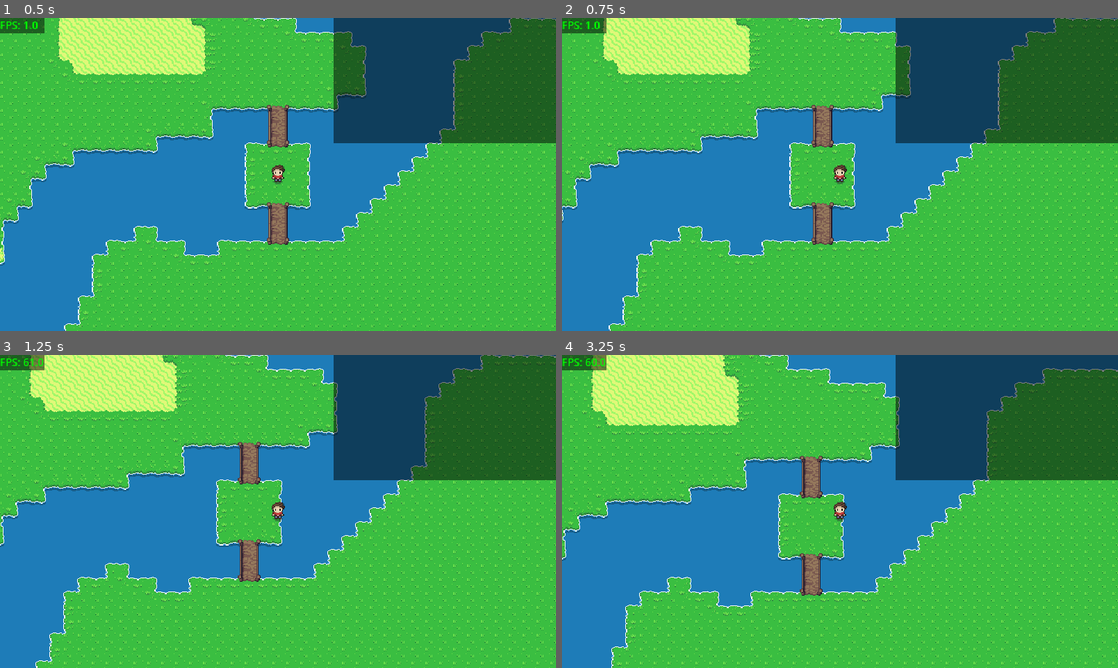
Above: before the commit, frames 1-4 (two rows, left to right).
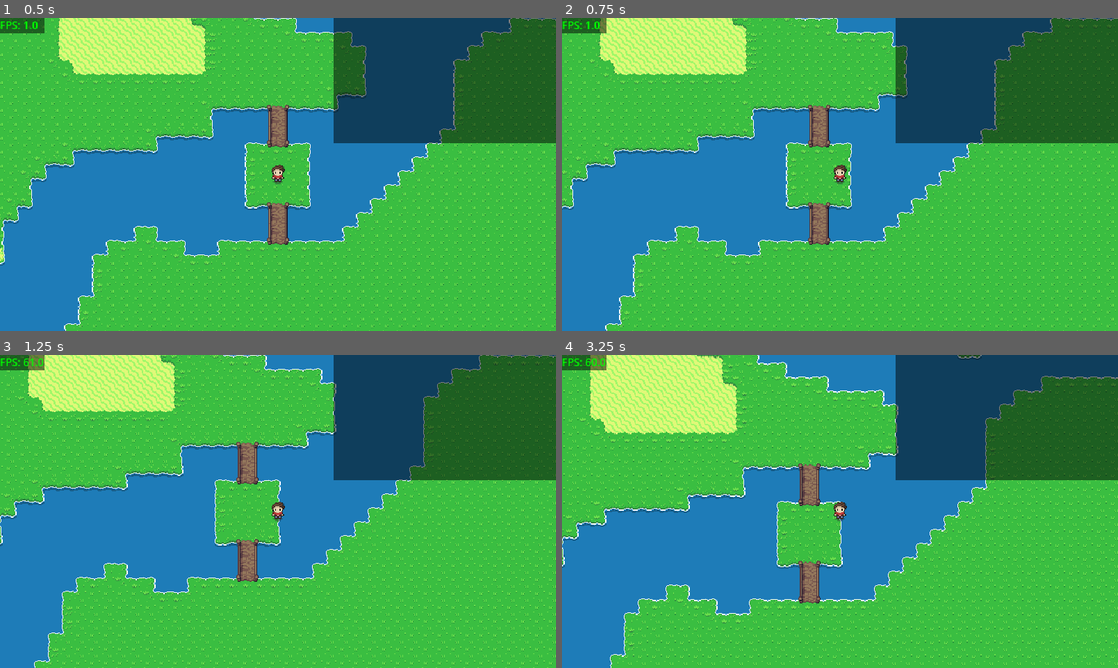
Above: after the commit, the same moments.

Repository: Dinastia-Harzu/un-breve-paseo-por-las-afueras-de-pulkilastia
Game: Godot game, scene res://src/scenes/main.tscn
Same seed, same stepped clock (60 frames per second), same inputs: the game is played once before the commit and once after it.
Inputs:
- Up to frame 1 (0.5 s): no input
- Up to frame 2 (0.75 s): tap Enter (ui_accept) at 0.5 s; hold D (move_right) from 0.53 s (still down); tap C at 0.6 s
- Up to frame 3 (1.25 s): keep holding D (move_right); tap Enter (ui_accept) at 0.77 s
- Up to frame 4 (3.25 s): tap Enter (ui_accept) at 1.25, 1.52, 2, 2.75, 3.02 s; release D (move_right) at 1.28 s; hold S (move_down) 1.28-2.03 s; tap C at 1.35, 2.1, 2.85 s; hold D (move_right) 2.03-2.78 s; hold W (move_up) from 2.78 s (still down)

Frame 1 is identical in both runs. In frame 2, 17% of the frame differs, in the area x 0-100%, y 0-100%; in frame 3, 12%; in frame 4, 20%.

Commit message:
Empezar a implementar la mecánica de entrar en combate con un enemigo

Diff:
--- a/src/scenes/enemies/redeyed_skeleton.tscn
+++ b/src/scenes/enemies/redeyed_skeleton.tscn
@@ -2,11 +2,16 @@
 
 [ext_resource type="Script" uid="uid://c1swae47sxi4f" path="res://src/scripts/enemies/base/map_enemy.gd" id="1_scg0v"]
 [ext_resource type="Texture2D" uid="uid://ttvm8etgxgmh" path="res://assets/art/2d/spritesheets/skeleton-red_eyes-NESW.png" id="2_nmnxn"]
+[ext_resource type="Resource" uid="uid://c3od7uuwv0ogr" path="res://src/resources/enemy_data/redeyed_skeleton.tres" id="2_qfiga"]
+[ext_resource type="Script" uid="uid://ep0hu6fhrxyr" path="res://src/scripts/components/encounter_triggerbox_component.gd" id="3_nmnxn"]
 
 [sub_resource type="CircleShape2D" id="CircleShape2D_rwwbx"]
+radius = 6.0827627
 
 [node name="RedeyedSkeleton" type="CharacterBody2D" unique_id=56744023]
+collision_layer = 4
 script = ExtResource("1_scg0v")
+enemy_data = ExtResource("2_qfiga")
 metadata/_custom_type_script = "uid://c1swae47sxi4f"
 
 [node name="Sprite2D" type="Sprite2D" parent="." unique_id=1977073483]
@@ -14,6 +19,16 @@
 region_enabled = true
 region_rect = Rect2(0, 64, 24, 32)
 
-[node name="CollisionShape2D" type="CollisionShape2D" parent="." unique_id=511885415]
-position = Vector2(0, 8)
+[node name="CollisionBox" type="CollisionShape2D" parent="." unique_id=511885415]
+position = Vector2(0, 10)
 shape = SubResource("CircleShape2D_rwwbx")
+
+[node name="EncounterTriggerboxComponent" type="Area2D" parent="." unique_id=1484975256]
+collision_layer = 0
+collision_mask = 2
+script = ExtResource("3_nmnxn")
+metadata/_custom_type_script = "uid://ep0hu6fhrxyr"
+
+[node name="CollisionBox" type="CollisionShape2D" parent="EncounterTriggerboxComponent" unique_id=341753485]
+position = Vector2(0, 10)
+shape = SubResource("CircleShape2D_rwwbx")
--- a/src/scenes/enemies/winged_demon.tscn
+++ b/src/scenes/enemies/winged_demon.tscn
@@ -2,11 +2,14 @@
 
 [ext_resource type="Script" uid="uid://c1swae47sxi4f" path="res://src/scripts/enemies/base/map_enemy.gd" id="1_mo1lu"]
 [ext_resource type="Texture2D" uid="uid://d0ao0317mu42o" path="res://assets/art/2d/spritesheets/walk - vanilla.png" id="2_tqg6b"]
+[ext_resource type="Script" uid="uid://ep0hu6fhrxyr" path="res://src/scripts/components/encounter_triggerbox_component.gd" id="3_tqg6b"]
 
-[sub_resource type="CircleShape2D" id="CircleShape2D_qncrf"]
-radius = 16.0
+[sub_resource type="CircleShape2D" id="CircleShape2D_fnj6u"]
+radius = 12.0415945
 
 [node name="WingedDemon" type="CharacterBody2D" unique_id=1945273480]
+collision_layer = 4
+collision_mask = 257
 script = ExtResource("1_mo1lu")
 metadata/_custom_type_script = "uid://c1swae47sxi4f"
 
@@ -15,6 +18,15 @@
 region_enabled = true
 region_rect = Rect2(0, 0, 64, 48)
 
-[node name="CollisionShape2D" type="CollisionShape2D" parent="." unique_id=944068262]
-position = Vector2(0, 9)
-shape = SubResource("CircleShape2D_qncrf")
+[node name="CollisionBox" type="CollisionShape2D" parent="." unique_id=944068262]
+position = Vector2(0, 12)
+shape = SubResource("CircleShape2D_fnj6u")
+
+[node name="EncounterTriggerboxComponent" type="Area2D" parent="." unique_id=567673971]
+collision_layer = 0
+collision_mask = 2
+script = ExtResource("3_tqg6b")
+
+[node name="CollisionShape2D" type="CollisionShape2D" parent="EncounterTriggerboxComponent" unique_id=1202373667]
+position = Vector2(0, 12)
+shape = SubResource("CircleShape2D_fnj6u")
--- a/src/scenes/player/player.tscn
+++ b/src/scenes/player/player.tscn
@@ -3,14 +3,15 @@
 [ext_resource type="Script" uid="uid://cw0vx0i4mta5m" path="res://src/scripts/player/player.gd" id="1_swhsd"]
 [ext_resource type="Texture2D" uid="uid://bg537wnpa6c3n" path="res://assets/art/2d/spritesheets/character.png" id="2_qopur"]
 
-[sub_resource type="CircleShape2D" id="CircleShape2D_rwwbx"]
-radius = 7.071068
+[sub_resource type="CircleShape2D" id="CircleShape2D_cx3ie"]
+radius = 5.0
 
 [node name="Player" type="CharacterBody2D" unique_id=253209671 node_paths=PackedStringArray("sprite", "remote_transform")]
 collision_layer = 2
-collision_mask = 269
+collision_mask = 257
 motion_mode = 1
 script = ExtResource("1_swhsd")
+speed = 120.0
 sprite = NodePath("Sprite")
 remote_transform = NodePath("RemoteTransform2D")
 
@@ -19,8 +20,8 @@
 region_enabled = true
 region_rect = Rect2(0, 6, 16, 22)
 
-[node name="CollisionShape2D" type="CollisionShape2D" parent="." unique_id=953014364]
-position = Vector2(0, 5)
-shape = SubResource("CircleShape2D_rwwbx")
+[node name="CollisionBox" type="CollisionShape2D" parent="." unique_id=953014364]
+position = Vector2(0, 7)
+shape = SubResource("CircleShape2D_cx3ie")
 
 [node name="RemoteTransform2D" type="RemoteTransform2D" parent="." unique_id=1492669013]
--- a/src/scripts/autoloads/event_bus.gd
+++ b/src/scripts/autoloads/event_bus.gd
@@ -3,3 +3,5 @@
 
 signal spawn_entity(entity: Node2D)
 signal spawn_enemy(enemy: MapEnemy)
+
+signal trigger_encounter(enemy: MapEnemy)
--- /dev/null
+++ b/src/scripts/components/encounter_triggerbox_component.gd
@@ -0,0 +1,10 @@
+class_name EncounterTriggerboxComponent
+extends Area2D
+
+
+func _ready() -> void:
+	body_entered.connect(_on_body_entered)
+
+
+func _on_body_entered(_body: Node2D) -> void:
+	EventBus.trigger_encounter.emit(owner)
--- a/src/scripts/main.gd
+++ b/src/scripts/main.gd
@@ -93,6 +93,7 @@
 
 func _connect_signals() -> void:
 	EventBus.spawn_enemy.connect(_on_spawn_enemy)
+	EventBus.trigger_encounter.connect(_on_trigger_encounter)
 
 
 func _place_player_at_level_spawn() -> void:
@@ -116,3 +117,8 @@
 
 func _on_spawn_enemy(enemy: MapEnemy) -> void:
 	entity_root.add_child(enemy, true)
+
+
+func _on_trigger_encounter(enemy: MapEnemy) -> void:
+	Log.debug("Batalla: %s vs. %s" % [player, enemy])
+	enemy.queue_free()
Not shown, added: src/scripts/components/encounter_triggerbox_component.gd.uid
